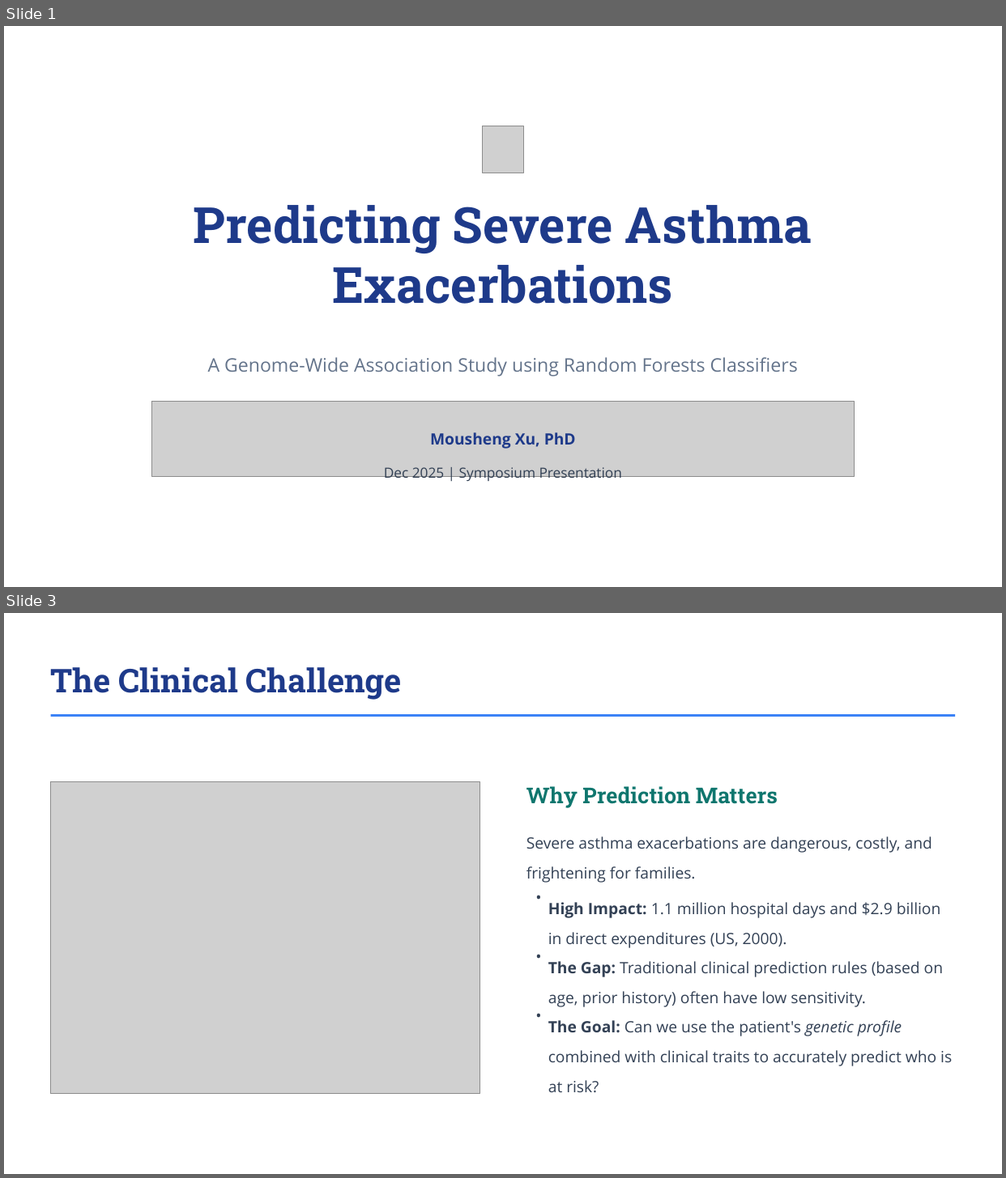
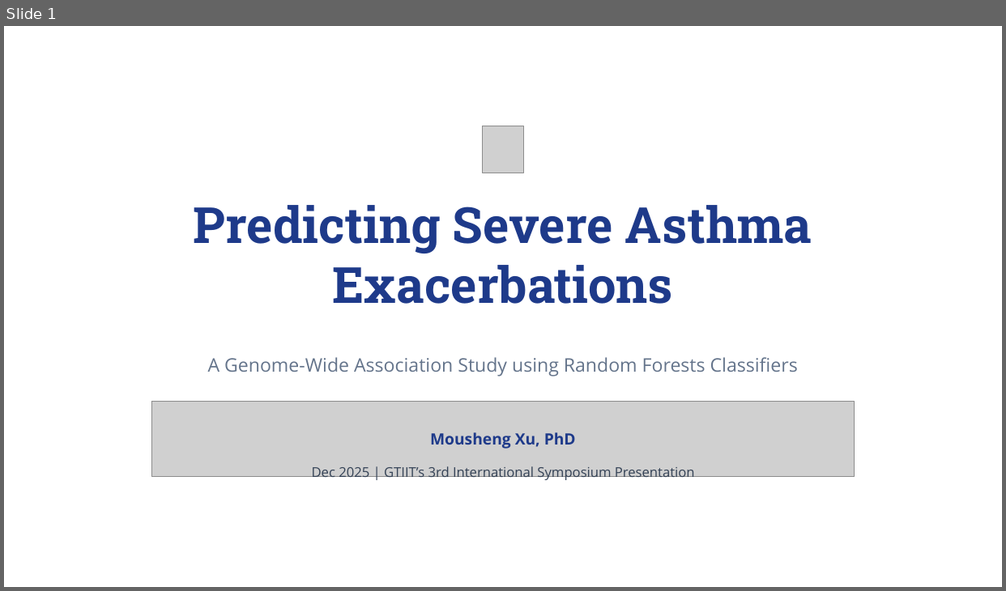
Before and after one commit to mocksu/resume, a slide deck: Predicting Asthma Exacerbations with ML.pptx. Shown one above the other, each under a label of ours: slides 1 and 3 before the commit, slide 1 after it; the slides between them are not shown. The pictures are 1006x1178 and 1006x591 pixels, drawn with LibreOffice and Linux fonts; fonts in the diff are those of the drawing; grey boxes stand for pictures; background and template pictures are left out. Boxes give left, top, right and bottom in pixels: in the first picture for what was removed or moved away, otherwise in the second. Text is boxed around its words. In the diff, an @@ line names an element or a change of style, - is before the commit and + after.

```diff
--- a/Predicting Asthma Exacerbations with ML.pptx
+++ b/Predicting Asthma Exacerbations with ML.pptx
@@ slide 3 removed at <box>4,613,1002,1174</box>, background picture (left out) @@
@@ text removed at <box>51,667,402,700</box> @@
-The Clinical Challenge
@@ rectangle removed at <box>50,714,955,717</box> @@
@@ picture removed at <box>50,782,479,1094</box> @@
@@ text removed at <box>526,786,778,808</box> @@
-Why Prediction Matters
@@ text removed at <box>526,837,932,883</box> @@
-Severe asthma exacerbations are dangerous, costly, and frightening for families.
@@ text removed at <box>535,888,542,913</box> @@
-•
@@ text removed at <box>548,902,941,948</box> @@
-High Impact: 1.1 million hospital days and $2.9 billion in direct expenditures (US, 2000).
@@ text removed at <box>535,947,542,972</box> @@
-•
@@ text removed at <box>548,961,943,1007</box> @@
-The Gap: Traditional clinical prediction rules (based on age, prior history) often have low sensitivity.
@@ text removed at <box>535,1007,542,1032</box> @@
-•
@@ text removed at <box>548,1020,952,1093</box> @@
-The Goal: Can we use the patient's genetic profile combined with clinical traits to accurately predict who is at risk?
@@ slide 1 changed as well @@
@@ text at <box>312,467,695,482</box>: text changed; size 13.5 to 13 pt @@
-Dec 2025 | Symposium Presentation
+Dec 2025 | GTIIT’s 3rd International Symposium Presentation
```
Also in this commit, not shown: 10 other slides changed, 2 slides added, 5 other files.
